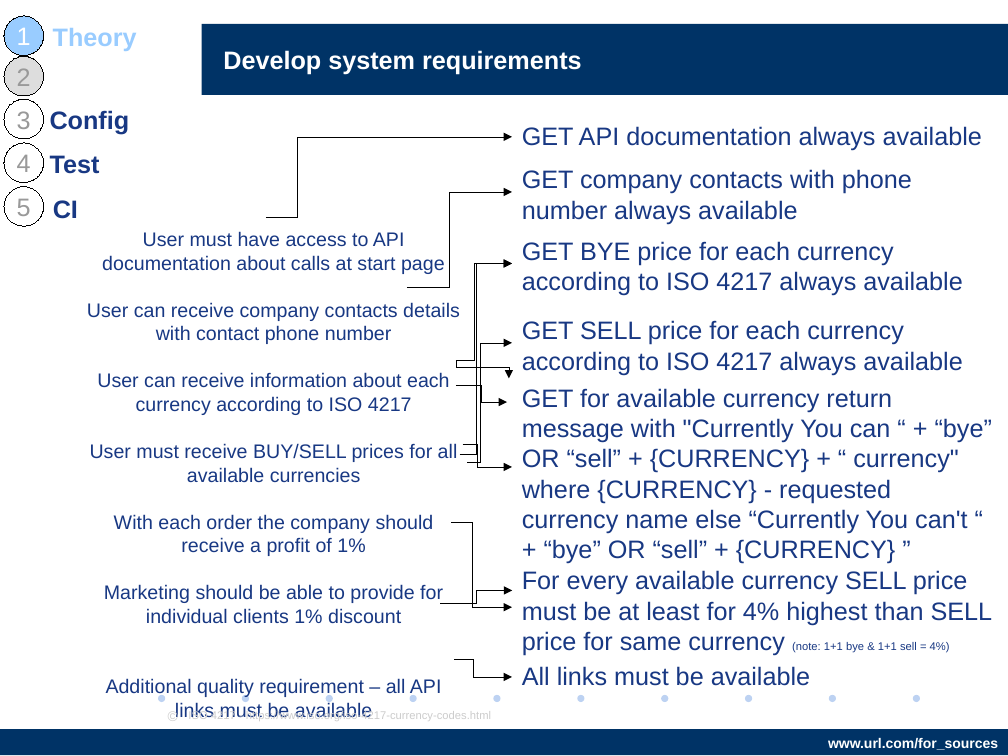
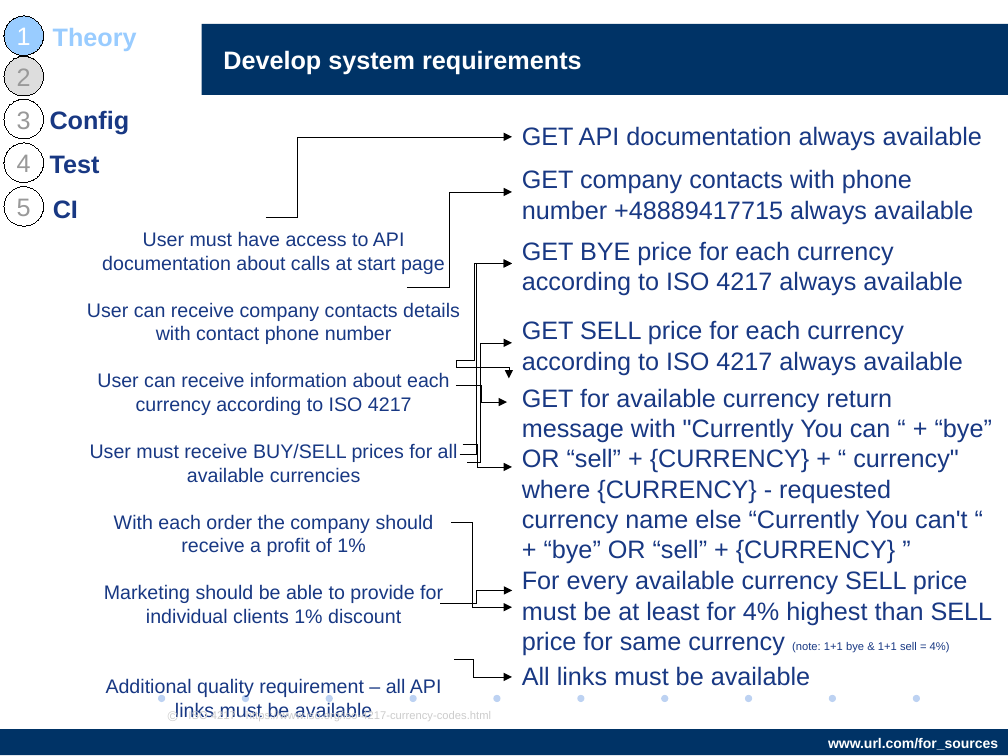
Before and after one commit to AndriiStepura/letslearnapitesting, a slide deck: slide 10 of StartTestingApiWithPostman.odp. Drawn at 1008x756 pixels with LibreOffice and Linux fonts; fonts in the diff are those of the drawing; background and template pictures are left out. Boxes give left, top, right and bottom in pixels: in the first picture for what was removed or moved away, otherwise in the second. Text is boxed around its words. In the diff, an @@ line names an element or a change of style, - is before the commit and + after.

Commit message:
Update presentation

```diff
--- a/StartTestingApiWithPostman.odp
+++ b/StartTestingApiWithPostman.odp
@@ text at (522, 169, 973, 224): text changed @@
-GET company contacts with phone number always available
+GET company contacts with phone number +48889417715 always available
```
Also in this commit, not shown: 4 other slides changed.
